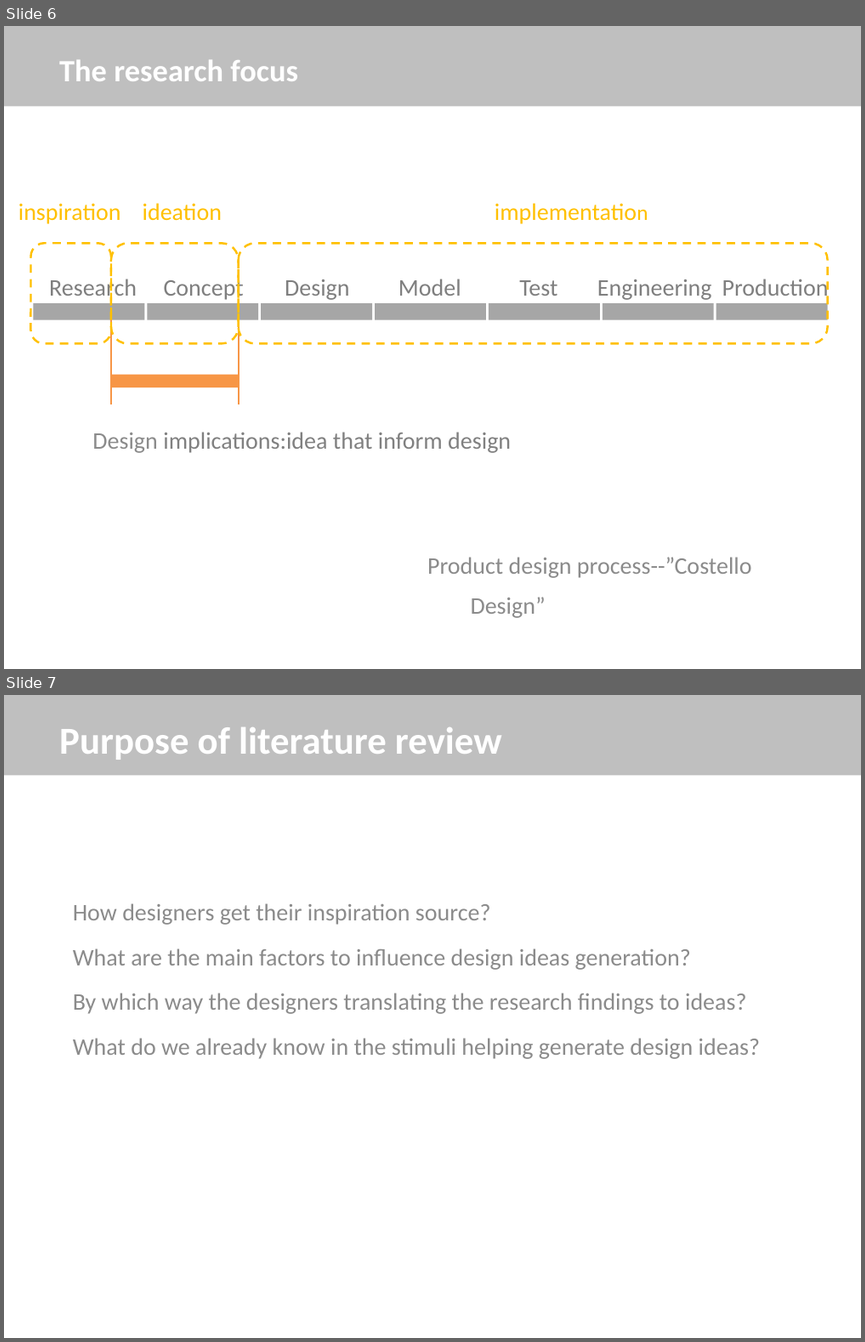
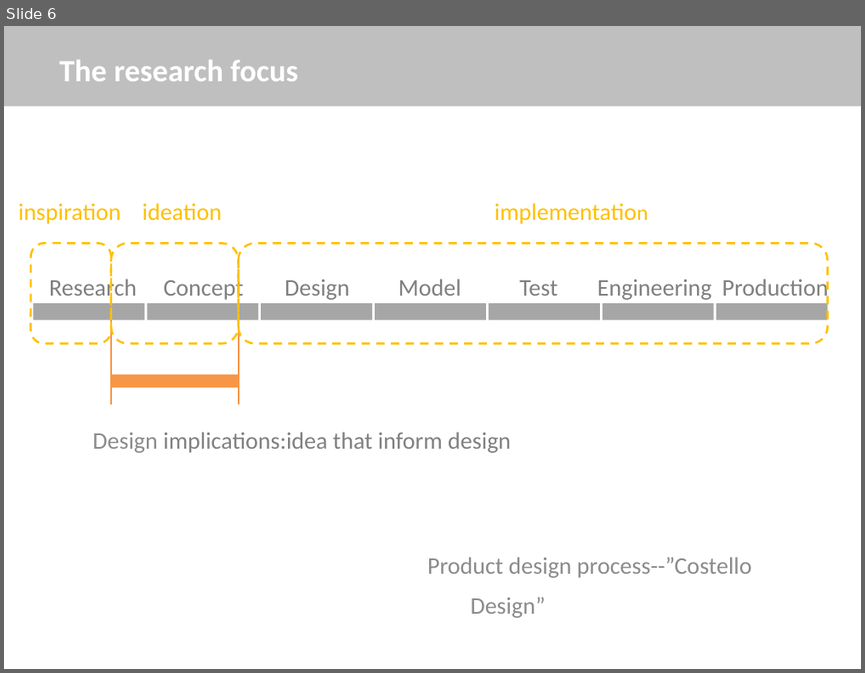
Before and after one commit to sunyingFUBerlin/PPT-for-IFKAD, a slide deck: ResearchProposal.pptx. Shown one above the other, each under a label of ours: slides 6 and 7 before the commit, slide 6 after it. The pictures are 865x1342 and 865x673 pixels, drawn with LibreOffice and Linux fonts; fonts in the diff are those of the drawing. Boxes give left, top, right and bottom in pixels: in the first picture for what was removed or moved away, otherwise in the second. Text is boxed around its words. In the diff, an @@ line names an element or a change of style, - is before the commit and + after.

```diff
--- a/ResearchProposal.pptx
+++ b/ResearchProposal.pptx
@@ slide 7 removed at (4, 695, 861, 1338), background #FFFFFF @@
@@ rectangle removed at (4, 695, 861, 776) @@
@@ title removed at (59, 727, 502, 760) @@
-Purpose of literature review
@@ text removed at (73, 903, 760, 1059) @@
-How designers get their inspiration source?
-What are the main factors to influence design ideas generation?
-By which way the designers translating the research findings to ideas?
-What do we already know in the stimuli helping generate design ideas?
```
Also in this commit, not shown: 7 slides changed.
